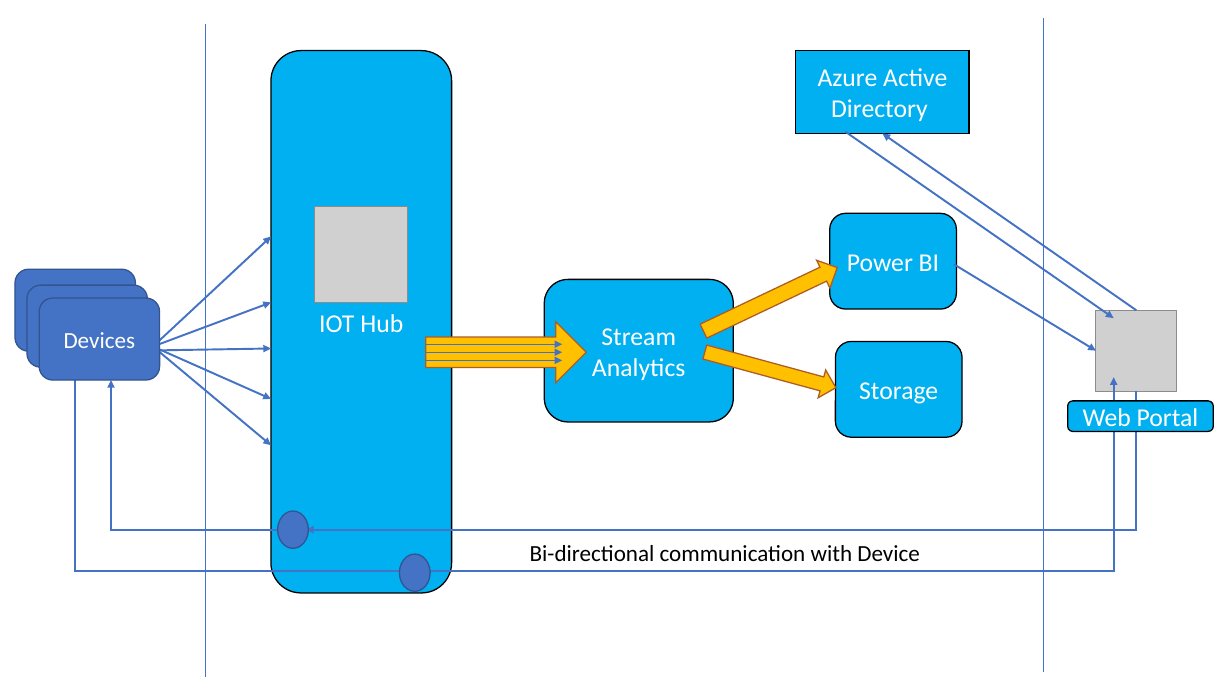
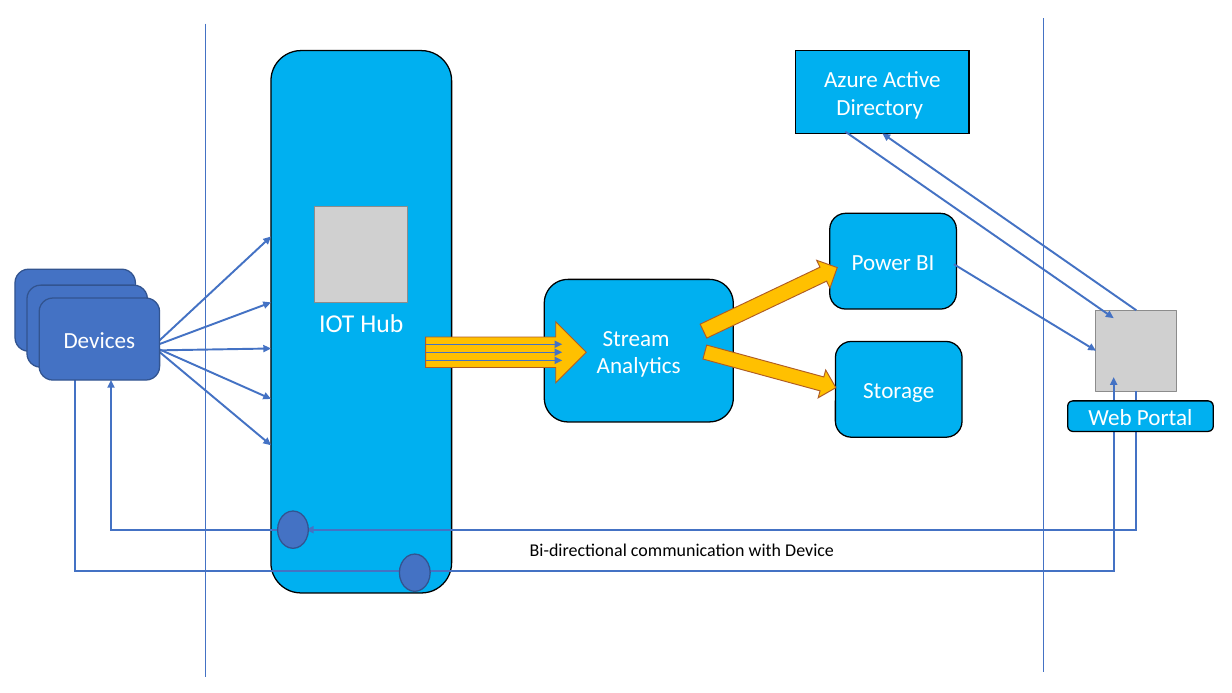
Before and after one commit to ChandramohanG/IoTWS, a slide deck: slide 2 of TechDesign.pptx. Drawn at 1232x693 pixels with LibreOffice and Linux fonts; fonts in the diff are those of the drawing; grey boxes stand for pictures. Boxes give left, top, right and bottom in pixels: in the first picture for what was removed or moved away, otherwise in the second. Text is boxed around its words. In the diff, an @@ line names an element or a change of style, - is before the commit and + after.

```diff
--- a/TechDesign.pptx
+++ b/TechDesign.pptx
@@ right arrow at [426,322,587,383]: outline #AF5C24 1 pt to #AF5C24 0.75 pt @@
@@ text in rounded rectangle at [597,331,681,377]: text changed; size 20 to 18 pt @@
-Stream Analytics
+Stream
+Analytics
@@ size 20 to 18 pt in 4 elements at [836,342,962,438], [830,213,957,310], [796,51,969,134], [1068,401,1214,432] @@
@@ text "Bi-directional communication with Device" at [530,543,834,556]: size 18 to 14 pt @@
```
Also in this commit, not shown: 1 other slide changed, 1 slide added.
